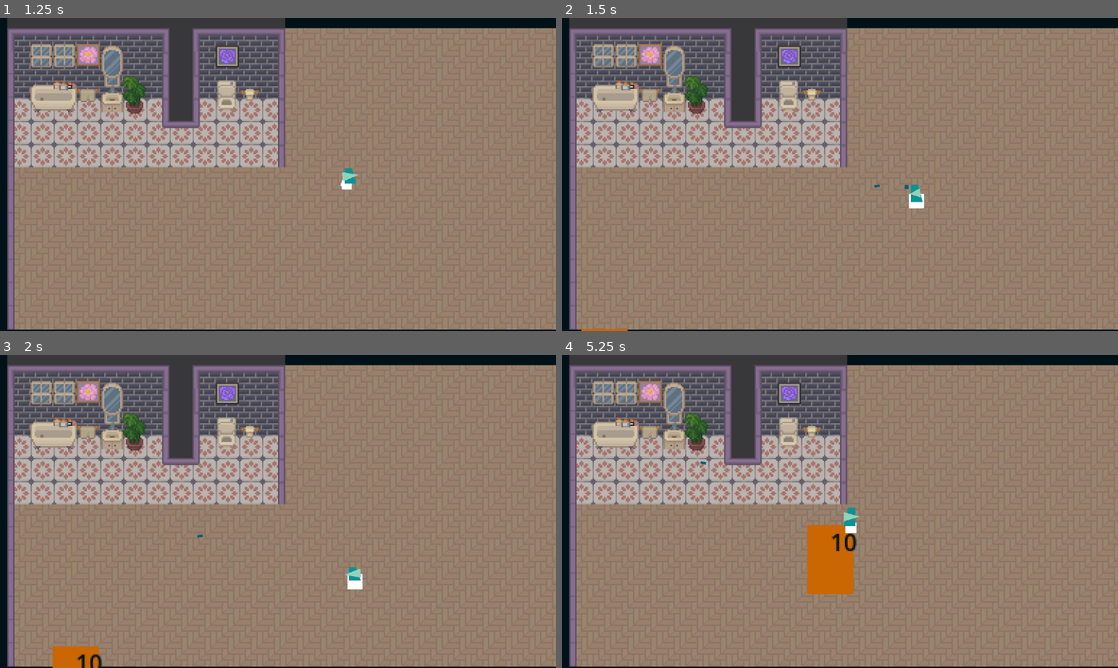
Above: before the commit, frames 1-4 (two rows, left to right).
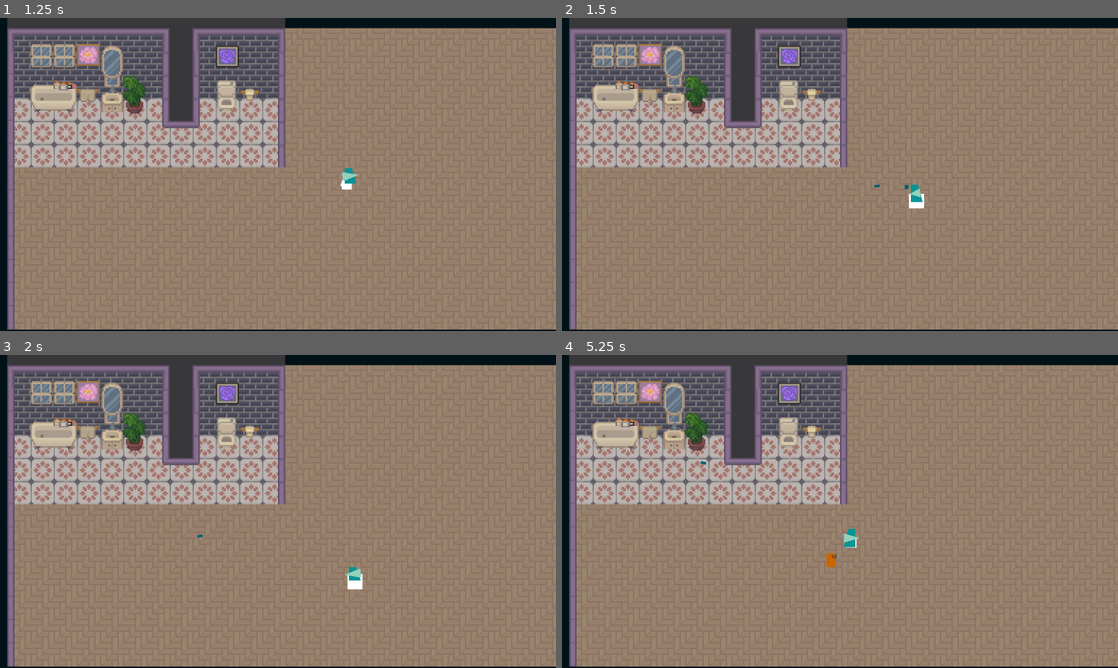
Above: after the commit, the same moments.

Repository: xntle/mom-fury
Game: Godot game, scene res://scenes/game.tscn
The game is run twice, just before and just after one commit, with the same random seed, the same clock (stepped at 60 frames per second) and the same inputs. Sound files missing from this copy of the repository are replaced by a short silence.
Inputs (mouse positions are in pixels of both pictures, inside the frame that each line leads up to):
- Up to frame 1 (1.25 s): tap Enter at 0.5 s; move the mouse to (400, 158) at 0.52 s; hold D (move_right) from 0.53 s (still down); tap R (roll) at 0.6 s
- Up to frame 2 (1.5 s): move the mouse to (728, 190) at 1.27 s; release D (move_right) at 1.28 s; hold S (move_down) from 1.28 s (still down); click (728, 190) at 1.35 s
- Up to frame 3 (2 s): keep holding S (move_down)
- Up to frame 4 (5.25 s): move the mouse to (895, 442) at 2.02 s; release S (move_down) at 2.03 s; hold D (move_right) 2.03-2.78 s; tap R (roll) at 2.1, 3.6, 5.1 s; move the mouse to (812, 574) at 2.77 s; hold W (move_up) 2.78-3.53 s; click (812, 574) at 2.85 s; move the mouse to (1006, 558) at 3.52 s; hold A (move_left) 3.53-5.03 s; move the mouse to (673, 464) at 4.27 s; click (673, 464) at 4.35 s; move the mouse to (867, 511) at 5.02 s; hold S (move_down) from 5.03 s (still down)

Frame 1 is identical in both runs. In frame 2, less than 0.1% of the frame differs, in the area x 3-12%, y 99-100%; in frame 3, 0.6%; in frame 4, 1.9%, in the area x 44-54%, y 48-77%.

Commit message:
Added furniture n stuff

Diff:
--- a/scenes/enemy.tscn
+++ b/scenes/enemy.tscn
@@ -12,6 +12,81 @@
 shader_parameter/poly_color = Color(0.792157, 0.403922, 0.00784314, 1)
 shader_parameter/flash_color = Color(1, 1, 1, 1)
 shader_parameter/flash_modifier = 0.0
+
+[sub_resource type="AnimationNodeAdd2" id="AnimationNodeAdd2_nupch"]
+
+[sub_resource type="AnimationNodeAnimation" id="AnimationNodeAnimation_hiojd"]
+animation = &"destroy"
+
+[sub_resource type="AnimationNodeAnimation" id="AnimationNodeAnimation_xtfv4"]
+animation = &"get_damage"
+
+[sub_resource type="AnimationNodeBlendTree" id="AnimationNodeBlendTree_c8cx6"]
+graph_offset = Vector2(-421.24, 114.944)
+nodes/output/position = Vector2(440, 180)
+nodes/Add2/node = SubResource("AnimationNodeAdd2_nupch")
+nodes/Add2/position = Vector2(280, 120)
+nodes/Animation/node = SubResource("AnimationNodeAnimation_xtfv4")
+nodes/Animation/position = Vector2(100, 120)
+"nodes/Animation 2/node" = SubResource("AnimationNodeAnimation_hiojd")
+"nodes/Animation 2/position" = Vector2(100, 260)
+node_connections = [&"output", 0, &"Add2", &"Add2", 0, &"Animation", &"Add2", 1, &"Animation 2"]
+
+[sub_resource type="AnimationNodeAdd2" id="AnimationNodeAdd2_mt0cv"]
+
+[sub_resource type="AnimationNodeAnimation" id="AnimationNodeAnimation_1bul0"]
+animation = &"get_damage"
+
+[sub_resource type="AnimationNodeAnimation" id="AnimationNodeAnimation_42jkq"]
+animation = &"one_move"
+
+[sub_resource type="AnimationNodeBlendTree" id="AnimationNodeBlendTree_ofapa"]
+graph_offset = Vector2(-362.108, 162.512)
+nodes/output/position = Vector2(440, 180)
+nodes/Add2/node = SubResource("AnimationNodeAdd2_mt0cv")
+nodes/Add2/position = Vector2(260, 160)
+nodes/Animation/node = SubResource("AnimationNodeAnimation_42jkq")
+nodes/Animation/position = Vector2(60, 300)
+"nodes/Animation 2/node" = SubResource("AnimationNodeAnimation_1bul0")
+"nodes/Animation 2/position" = Vector2(60, 160)
+node_connections = [&"output", 0, &"Animation 2", &"Add2", 1, &"Animation"]
+
+[sub_resource type="AnimationNodeAnimation" id="AnimationNodeAnimation_djaov"]
+animation = &"move"
+
+[sub_resource type="AnimationNodeStateMachineTransition" id="AnimationNodeStateMachineTransition_rftbb"]
+advance_mode = 2
+
+[sub_resource type="Curve" id="Curve_65211"]
+_data = [Vector2(0, 0.5), 0.0, 0.0, 0, 1, Vector2(1, 0.5), 0.0, 0.0, 1, 0]
+point_count = 2
+
+[sub_resource type="AnimationNodeStateMachineTransition" id="AnimationNodeStateMachineTransition_h5v5d"]
+xfade_time = 0.1
+xfade_curve = SubResource("Curve_65211")
+advance_mode = 2
+advance_condition = &"is_damaged"
+
+[sub_resource type="AnimationNodeStateMachineTransition" id="AnimationNodeStateMachineTransition_l6ne3"]
+switch_mode = 2
+
+[sub_resource type="AnimationNodeStateMachineTransition" id="AnimationNodeStateMachineTransition_juc1o"]
+advance_mode = 2
+advance_condition = &"is_destroyed"
+
+[sub_resource type="AnimationNodeStateMachineTransition" id="AnimationNodeStateMachineTransition_nnt1o"]
+switch_mode = 2
+
+[sub_resource type="AnimationNodeStateMachine" id="AnimationNodeStateMachine_a7ruc"]
+states/End/position = Vector2(498, 100)
+states/destroy/node = SubResource("AnimationNodeBlendTree_c8cx6")
+states/destroy/position = Vector2(330, 202)
+states/get_damage/node = SubResource("AnimationNodeBlendTree_ofapa")
+states/get_damage/position = Vector2(330, 3)
+states/move/node = SubResource("AnimationNodeAnimation_djaov")
+states/move/position = Vector2(330, 100)
+transitions = ["Start", "move", SubResource("AnimationNodeStateMachineTransition_rftbb"), "move", "get_damage", SubResource("AnimationNodeStateMachineTransition_h5v5d"), "get_damage", "move", SubResource("AnimationNodeStateMachineTransition_l6ne3"), "move", "destroy", SubResource("AnimationNodeStateMachineTransition_juc1o"), "destroy", "move", SubResource("AnimationNodeStateMachineTransition_nnt1o")]
+graph_offset = Vector2(-340, 36)
 
 [sub_resource type="Animation" id="Animation_cy6mt"]
 length = 0.001
@@ -289,93 +364,19 @@
 
 [sub_resource type="AnimationLibrary" id="AnimationLibrary_enpve"]
 _data = {
-"RESET": SubResource("Animation_cy6mt"),
-"destroy": SubResource("Animation_2h7uc"),
-"get_damage": SubResource("Animation_2n8t7"),
-"move": SubResource("Animation_3v32f"),
-"one_move": SubResource("Animation_dama0")
-}
-
-[sub_resource type="AnimationNodeAdd2" id="AnimationNodeAdd2_nupch"]
-
-[sub_resource type="AnimationNodeAnimation" id="AnimationNodeAnimation_hiojd"]
-animation = &"destroy"
-
-[sub_resource type="AnimationNodeAnimation" id="AnimationNodeAnimation_xtfv4"]
-animation = &"get_damage"
-
-[sub_resource type="AnimationNodeBlendTree" id="AnimationNodeBlendTree_c8cx6"]
-graph_offset = Vector2(-421.24, 114.944)
-nodes/Add2/node = SubResource("AnimationNodeAdd2_nupch")
-nodes/Add2/position = Vector2(280, 120)
-nodes/Animation/node = SubResource("AnimationNodeAnimation_xtfv4")
-nodes/Animation/position = Vector2(100, 120)
-"nodes/Animation 2/node" = SubResource("AnimationNodeAnimation_hiojd")
-"nodes/Animation 2/position" = Vector2(100, 260)
-nodes/output/position = Vector2(440, 180)
-node_connections = [&"Add2", 0, &"Animation", &"Add2", 1, &"Animation 2", &"output", 0, &"Add2"]
-
-[sub_resource type="AnimationNodeAdd2" id="AnimationNodeAdd2_mt0cv"]
-
-[sub_resource type="AnimationNodeAnimation" id="AnimationNodeAnimation_1bul0"]
-animation = &"get_damage"
-
-[sub_resource type="AnimationNodeAnimation" id="AnimationNodeAnimation_42jkq"]
-animation = &"one_move"
-
-[sub_resource type="AnimationNodeBlendTree" id="AnimationNodeBlendTree_ofapa"]
-graph_offset = Vector2(-362.108, 162.512)
-nodes/Add2/node = SubResource("AnimationNodeAdd2_mt0cv")
-nodes/Add2/position = Vector2(260, 160)
-nodes/Animation/node = SubResource("AnimationNodeAnimation_42jkq")
-nodes/Animation/position = Vector2(60, 300)
-"nodes/Animation 2/node" = SubResource("AnimationNodeAnimation_1bul0")
-"nodes/Animation 2/position" = Vector2(60, 160)
-nodes/output/position = Vector2(440, 180)
-node_connections = [&"Add2", 1, &"Animation", &"output", 0, &"Animation 2"]
-
-[sub_resource type="AnimationNodeAnimation" id="AnimationNodeAnimation_djaov"]
-animation = &"move"
-
-[sub_resource type="AnimationNodeStateMachineTransition" id="AnimationNodeStateMachineTransition_rftbb"]
-advance_mode = 2
-
-[sub_resource type="Curve" id="Curve_65211"]
-_data = [Vector2(0, 0.5), 0.0, 0.0, 0, 1, Vector2(1, 0.5), 0.0, 0.0, 1, 0]
-point_count = 2
-
-[sub_resource type="AnimationNodeStateMachineTransition" id="AnimationNodeStateMachineTransition_h5v5d"]
-xfade_time = 0.1
-xfade_curve = SubResource("Curve_65211")
-advance_mode = 2
-advance_condition = &"is_damaged"
-
-[sub_resource type="AnimationNodeStateMachineTransition" id="AnimationNodeStateMachineTransition_l6ne3"]
-switch_mode = 2
-
-[sub_resource type="AnimationNodeStateMachineTransition" id="AnimationNodeStateMachineTransition_juc1o"]
-advance_mode = 2
-advance_condition = &"is_destroyed"
-
-[sub_resource type="AnimationNodeStateMachineTransition" id="AnimationNodeStateMachineTransition_nnt1o"]
-switch_mode = 2
-
-[sub_resource type="AnimationNodeStateMachine" id="AnimationNodeStateMachine_a7ruc"]
-states/End/position = Vector2(498, 100)
-states/destroy/node = SubResource("AnimationNodeBlendTree_c8cx6")
-states/destroy/position = Vector2(330, 202)
-states/get_damage/node = SubResource("AnimationNodeBlendTree_ofapa")
-states/get_damage/position = Vector2(330, 3)
-states/move/node = SubResource("AnimationNodeAnimation_djaov")
-states/move/position = Vector2(330, 100)
-transitions = ["Start", "move", SubResource("AnimationNodeStateMachineTransition_rftbb"), "move", "get_damage", SubResource("AnimationNodeStateMachineTransition_h5v5d"), "get_damage", "move", SubResource("AnimationNodeStateMachineTransition_l6ne3"), "move", "destroy", SubResource("AnimationNodeStateMachineTransition_juc1o"), "destroy", "move", SubResource("AnimationNodeStateMachineTransition_nnt1o")]
-graph_offset = Vector2(-340, 36)
+&"RESET": SubResource("Animation_cy6mt"),
+&"destroy": SubResource("Animation_2h7uc"),
+&"get_damage": SubResource("Animation_2n8t7"),
+&"move": SubResource("Animation_3v32f"),
+&"one_move": SubResource("Animation_dama0")
+}
 
 [sub_resource type="LabelSettings" id="LabelSettings_rmqfi"]
 font_color = Color(0, 0.0705882, 0.0980392, 1)
 
 [node name="enemy" type="CharacterBody2D" groups=["enemy"]]
-z_index = -2
+z_index = -1
+scale = Vector2(0.2, 0.2)
 collision_layer = 2
 collision_mask = 3
 motion_mode = 1
@@ -400,9 +401,6 @@
 polygon = PackedVector2Array(-16, -24, -16, 24, 16, 24, 16, -24)
 
 [node name="AnimationTree" type="AnimationTree" parent="."]
-libraries = {
-"": SubResource("AnimationLibrary_enpve")
-}
 tree_root = SubResource("AnimationNodeStateMachine_a7ruc")
 anim_player = NodePath("../AnimationPlayer")
 parameters/conditions/is_damaged = false
@@ -412,7 +410,7 @@
 
 [node name="AnimationPlayer" type="AnimationPlayer" parent="."]
 libraries = {
-"": SubResource("AnimationLibrary_enpve")
+&"": SubResource("AnimationLibrary_enpve")
 }
 
 [node name="DamageTextContainer" type="Node2D" parent="."]
--- a/scenes/game.tscn
+++ b/scenes/game.tscn
@@ -8,12 +8,6 @@
 [ext_resource type="Texture2D" uid="uid://f1ubdpb1lsu6" path="res://assets/interior full/furniture/wallshelves.png" id="5_kvpfn"]
 [ext_resource type="Texture2D" uid="uid://cip3kw58ruvuk" path="res://assets/interior full/furniture/decorations.png" id="6_dinhu"]
 [ext_resource type="Texture2D" uid="uid://bicux0svb5l3y" path="res://assets/interior full/global.png" id="7_kvuet"]
-
-[sub_resource type="RectangleShape2D" id="RectangleShape2D_7nvpe"]
-size = Vector2(1024, 55.3125)
-
-[sub_resource type="RectangleShape2D" id="RectangleShape2D_akqs3"]
-size = Vector2(64, 528)
 
 [sub_resource type="TileSetAtlasSource" id="TileSetAtlasSource_trtic"]
 texture = ExtResource("2_gee14")
@@ -5463,49 +5457,15 @@
 [sub_resource type="TileSet" id="TileSet_pl11u"]
 sources/0 = SubResource("TileSetAtlasSource_e1j6l")
 
+[sub_resource type="RectangleShape2D" id="RectangleShape2D_7nvpe"]
+size = Vector2(71.87756, 7.917473)
+
+[sub_resource type="RectangleShape2D" id="RectangleShape2D_akqs3"]
+size = Vector2(8.635681, 41.36249)
+
 [node name="Game" type="Node2D"]
 script = ExtResource("1_5vnjt")
 shake_decay_rate = 5.0
-
-[node name="Background" type="Polygon2D" parent="."]
-z_index = -50
-position = Vector2(-3559, -2446)
-scale = Vector2(6.178457, 6.1784573)
-color = Color(0, 0.0705882, 0.0980392, 1)
-polygon = PackedVector2Array(-832, -896, -832, 1408, 2176, 1408, 2176, -896)
-
-[node name="StaticBody2D2" type="StaticBody2D" parent="Background"]
-position = Vector2(9, 0)
-collision_layer = 2
-collision_mask = 3
-
-[node name="CollisionShape2D" type="CollisionShape2D" parent="Background/StaticBody2D2"]
-position = Vector2(576, 27.6563)
-shape = SubResource("RectangleShape2D_7nvpe")
-
-[node name="StaticBody2D" type="StaticBody2D" parent="Background"]
-collision_layer = 2
-collision_mask = 3
-
-[node name="CollisionShape2D" type="CollisionShape2D" parent="Background/StaticBody2D"]
-position = Vector2(576, 611)
-shape = SubResource("RectangleShape2D_7nvpe")
-
-[node name="StaticBody2D3" type="StaticBody2D" parent="Background"]
-collision_layer = 2
-collision_mask = 3
-
-[node name="CollisionShape2D" type="CollisionShape2D" parent="Background/StaticBody2D3"]
-position = Vector2(32, 320)
-shape = SubResource("RectangleShape2D_akqs3")
-
-[node name="StaticBody2D4" type="StaticBody2D" parent="Background"]
-collision_layer = 2
-collision_mask = 3
-
-[node name="CollisionShape2D" type="CollisionShape2D" parent="Background/StaticBody2D4"]
-position = Vector2(1120, 320)
-shape = SubResource("RectangleShape2D_akqs3")
 
 [node name="Camera2D" type="Camera2D" parent="."]
 position = Vector2(576, 323)
@@ -5535,6 +5495,48 @@
 tile_map_data = PackedByteArray("AAD8//r/AAAFACMAAAD8//v/AAAFACMAAAD9//n/AAADACMAAAD+//n/AAADACMAAAD///n/AAADACMAAAAAAP …(720 unchanged characters)…
 tile_set = SubResource("TileSet_pl11u")
 
+[node name="Background" type="Polygon2D" parent="."]
+z_index = -50
+position = Vector2(-3559, -2446)
+scale = Vector2(6.178457, 6.1784573)
+color = Color(0, 0.0705882, 0.0980392, 1)
+polygon = PackedVector2Array(-832, -896, -832, 1408, 2176, 1408, 2176, -896)
+
+[node name="StaticBody2D2" type="StaticBody2D" parent="Background"]
+position = Vector2(9, 0)
+collision_layer = 2
+collision_mask = 3
+
+[node name="CollisionShape2D" type="CollisionShape2D" parent="Background/StaticBody2D2"]
+z_index = 1
+position = Vector2(658.64246, 427.77667)
+shape = SubResource("RectangleShape2D_7nvpe")
+
+[node name="StaticBody2D" type="StaticBody2D" parent="Background"]
+collision_layer = 2
+collision_mask = 3
+
+[node name="CollisionShape2D" type="CollisionShape2D" parent="Background/StaticBody2D"]
+position = Vector2(673.79285, 469.37283)
+shape = SubResource("RectangleShape2D_7nvpe")
+
+[node name="StaticBody2D3" type="StaticBody2D" parent="Background"]
+collision_layer = 2
+collision_mask = 3
+
+[node name="CollisionShape2D" type="CollisionShape2D" parent="Background/StaticBody2D3"]
+position = Vector2(635.11005, 450.11237)
+shape = SubResource("RectangleShape2D_akqs3")
+
+[node name="StaticBody2D4" type="StaticBody2D" parent="Background"]
+collision_layer = 2
+collision_mask = 3
+
+[node name="CollisionShape2D" type="CollisionShape2D" parent="Background/StaticBody2D4"]
+z_index = 5
+position = Vector2(705.19226, 445.74234)
+shape = SubResource("RectangleShape2D_akqs3")
+
 [node name="Ground" type="Polygon2D" parent="."]
 visible = false
 z_index = -49
Not shown: 1 places in scenes/enemy.tscn that only renumber resources
